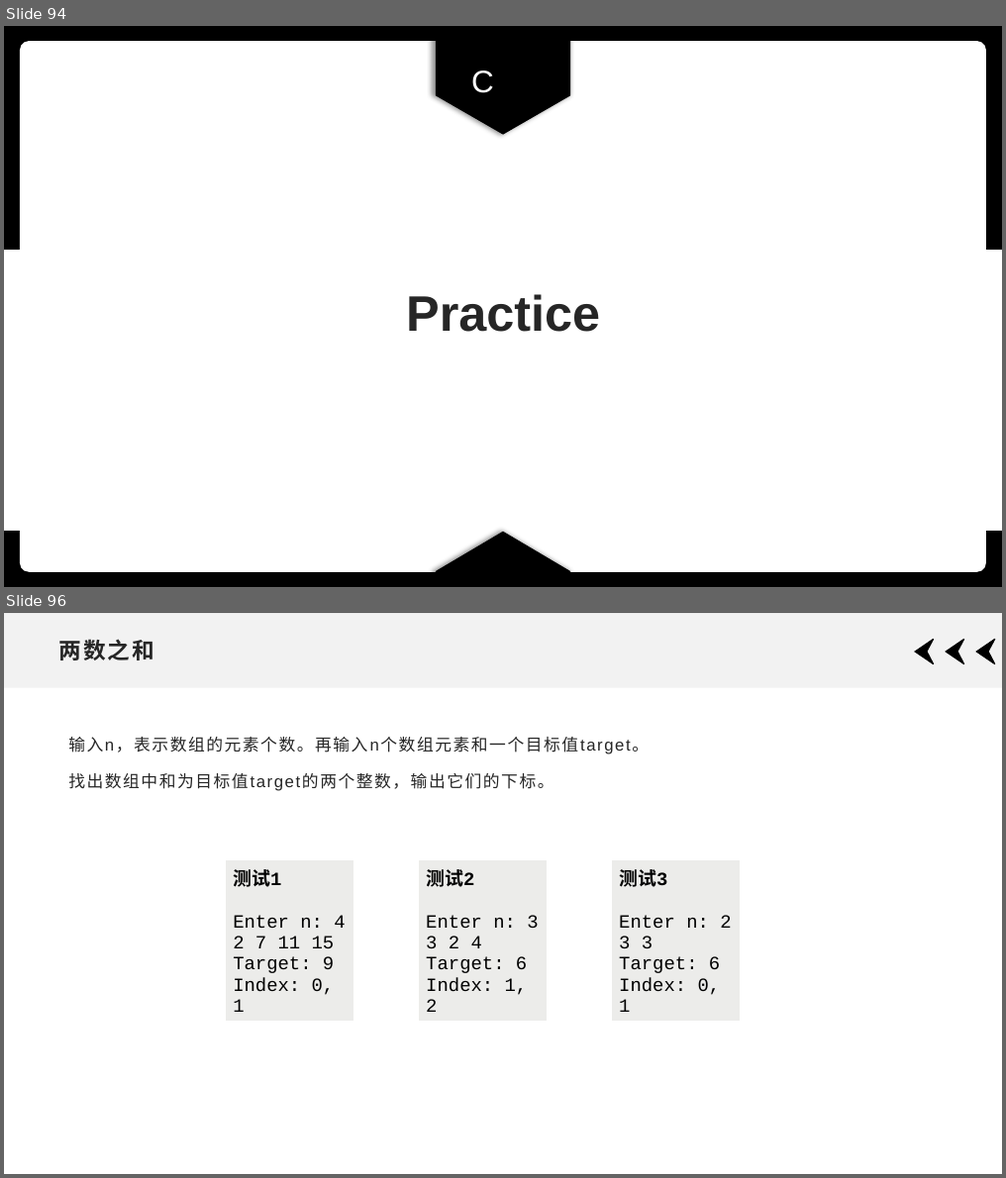
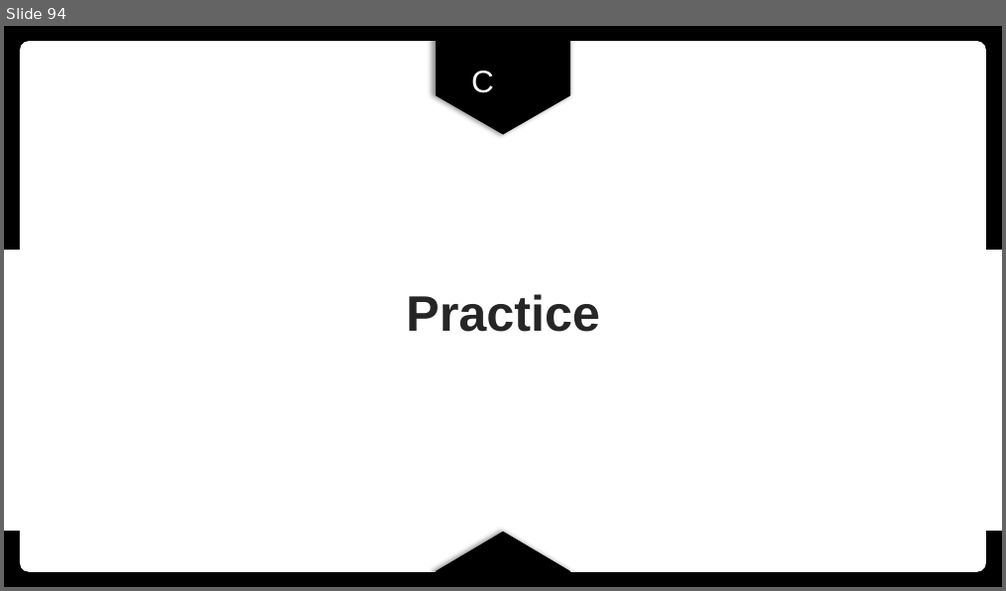
Before and after one commit to xdai02/C, a slide deck: slides/Chapter5.pptx. Shown one above the other, each under a label of ours: slides 94 and 96 before the commit, slide 94 after it; the slides between them are not shown. The pictures are 1006x1178 and 1006x591 pixels, drawn with LibreOffice and Linux fonts; fonts in the diff are those of the drawing. Boxes give left, top, right and bottom in pixels: in the first picture for what was removed or moved away, otherwise in the second. Text is boxed around its words. In the diff, an @@ line names an element or a change of style, - is before the commit and + after.

```diff
--- a/slides/Chapter5.pptx
+++ b/slides/Chapter5.pptx
@@ slide 96 removed at box(4, 613, 1002, 1174), background #FFFFFF @@
@@ rectangle removed at box(4, 613, 1002, 688) @@
@@ title removed at box(58, 639, 154, 661) @@
-两数之和
@@ freeform shape removed at box(916, 639, 935, 664) @@
@@ freeform shape removed at box(946, 639, 965, 664) @@
@@ freeform shape removed at box(977, 639, 996, 664) @@
@@ text removed at box(68, 737, 648, 789) @@
-输入n，表示数组的元素个数。再输入n个数组元素和一个目标值target。
-找出数组中和为目标值target的两个整数，输出它们的下标。
@@ table removed at box(226, 861, 354, 1016), 1 rows, 1 columns @@
-测试1 / Enter n: 4 / 2 7 11 15 / target: 9 / index: 0 1
@@ table removed at box(226, 861, 354, 1002), 1 rows, 1 columns @@
-测试1 / Enter n: 4 / 2 7 11 15 / Target: 9 / Index: 0, 1
@@ table removed at box(419, 861, 548, 1016), 1 rows, 1 columns @@
-测试2 / Enter n: 3 / 3 2 4 / Target: 6 / Index: 1, 2
@@ table removed at box(612, 861, 741, 1016), 1 rows, 1 columns @@
-测试3 / Enter n: 2 / 3 3 / Target: 6 / Index: 0, 1
```
Also in this commit, not shown: 5 slides added, 1 other slide removed, 6 other files.
